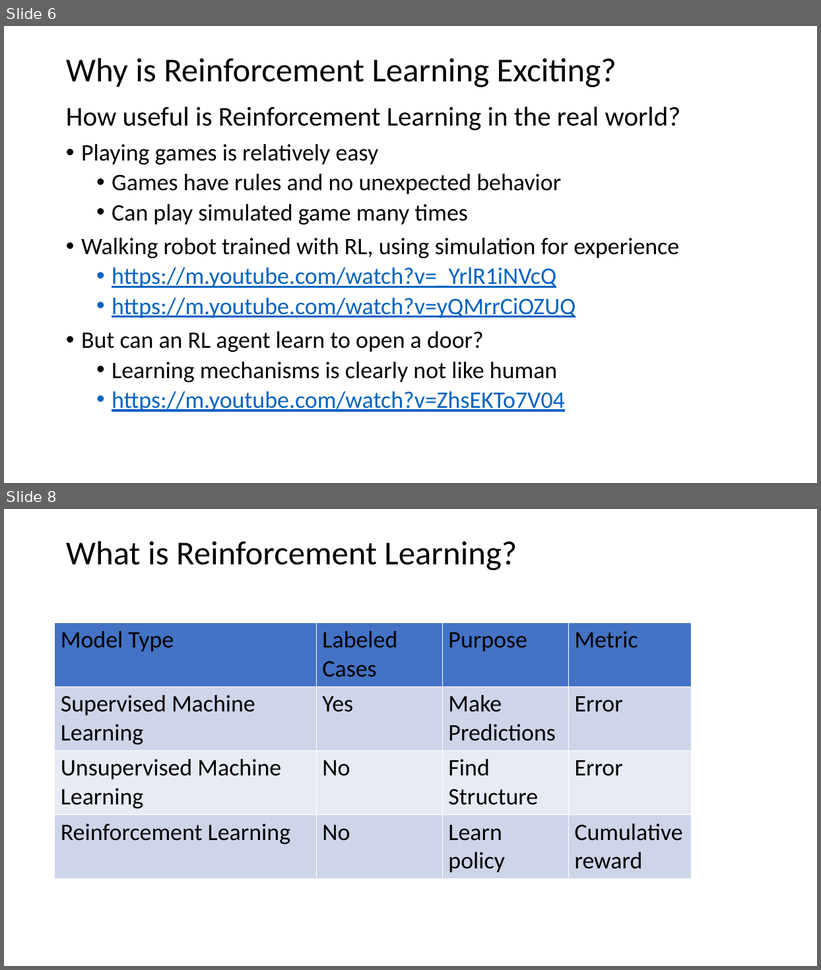
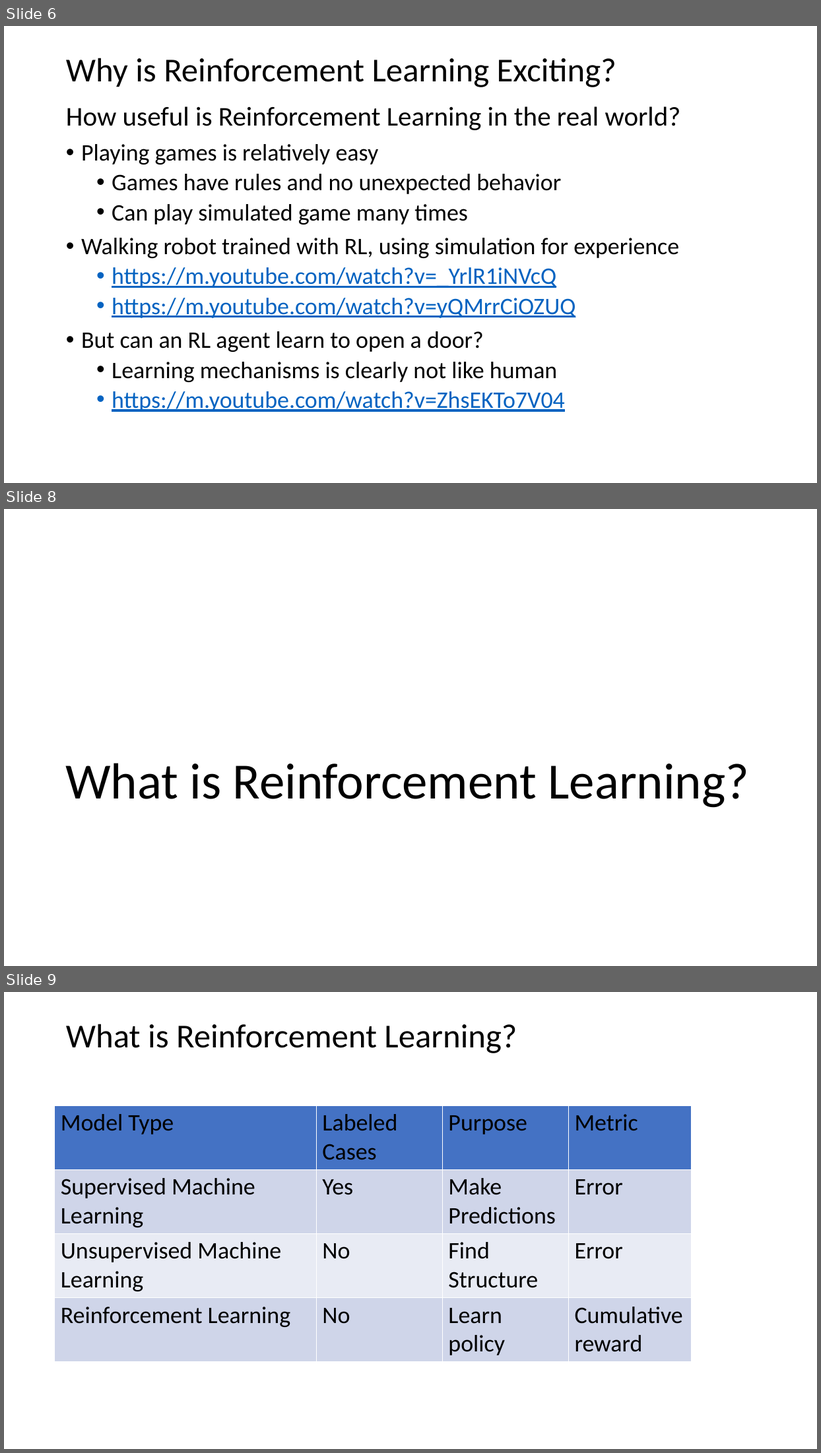
Before and after one commit to StephenElston/MachineLearning530, a slide deck: Lesson8/8_IntroductionToRL.pptx. Shown one above the other, each under a label of ours: slides 6 and 8 before the commit, slides 6, 8 and 9 after it; the slides between them are not shown. The pictures are 821x970 and 821x1453 pixels, drawn with LibreOffice and Linux fonts; fonts in the diff are those of the drawing. Boxes give left, top, right and bottom in pixels: in the first picture for what was removed or moved away, otherwise in the second. Text is boxed around its words. In the diff, an @@ line names an element or a change of style, - is before the commit and + after.

```diff
--- a/Lesson8/8_IntroductionToRL.pptx
+++ b/Lesson8/8_IntroductionToRL.pptx
@@ slide 8 added at (4,509,817,966), background #FFFFFF @@
@@ title added at (65,763,750,808), 60 pt, text #000000 @@
+What is Reinforcement Learning?
@@ what was slide 8 is now slide 9 @@
```
Also in this commit, not shown: 2 slides changed, 1 other slide added.
